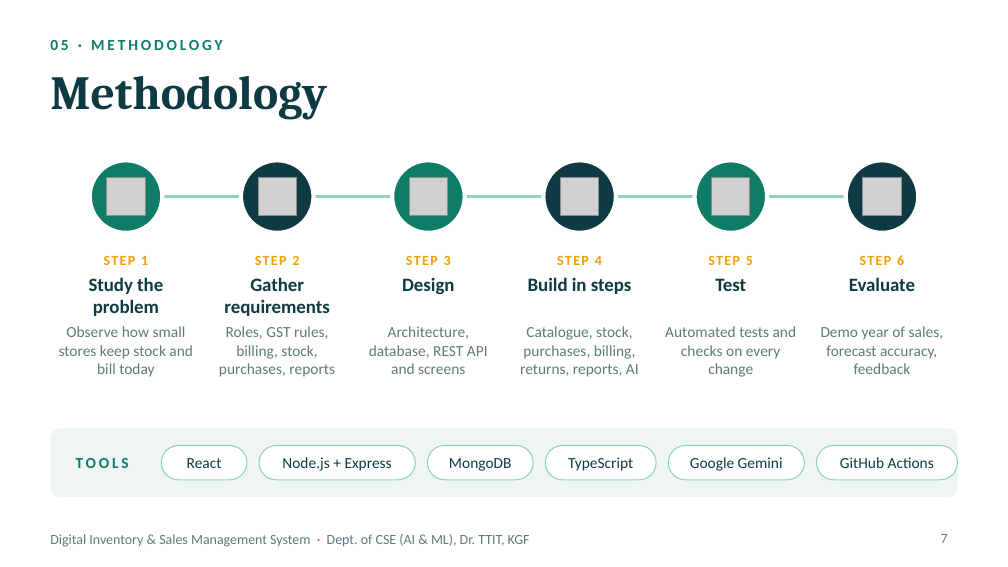
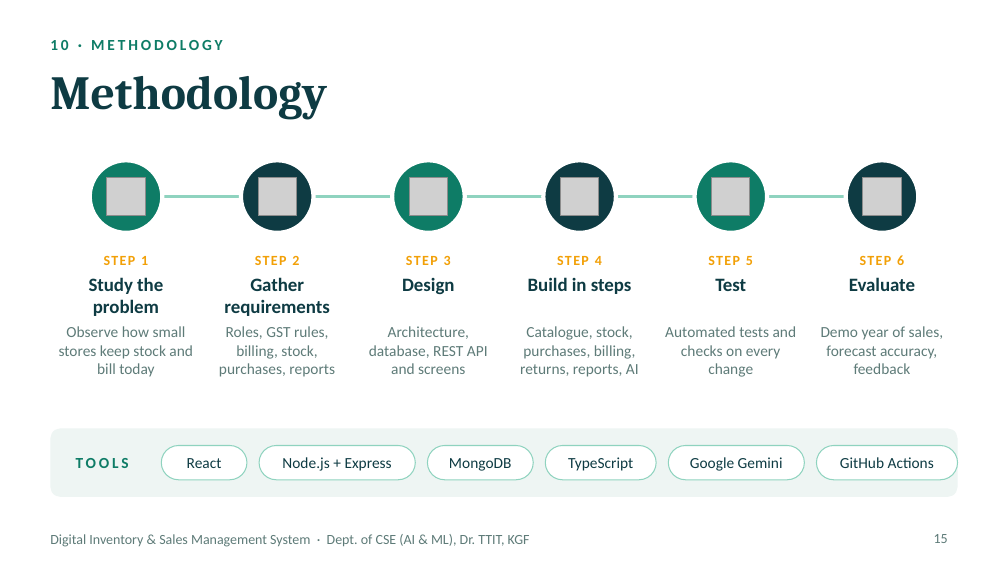
Before and after one commit to NICTOGEN007/inventorymanagement, a slide deck: slide 15 of docs/presentation/Inventory_Management_First_Review.pptx (slide 7 before the commit). Drawn at 1008x567 pixels with LibreOffice and Linux fonts; fonts in the diff are those of the drawing; grey boxes stand for pictures. Boxes give left, top, right and bottom in pixels: in the first picture for what was removed or moved away, otherwise in the second. Text is boxed around its words. In the diff, an @@ line names an element or a change of style, - is before the commit and + after.

```diff
--- a/docs/presentation/Inventory_Management_First_Review.pptx
+++ b/docs/presentation/Inventory_Management_First_Review.pptx
@@ text at [50,40,222,50]: text changed @@
-05 · METHODOLOGY
+10 · METHODOLOGY
@@ page number at [934,534,948,543]: text changed @@
-7
+15
```
Also in this commit, not shown: 2 other slides changed, 12 slides added, 1 slide removed.
